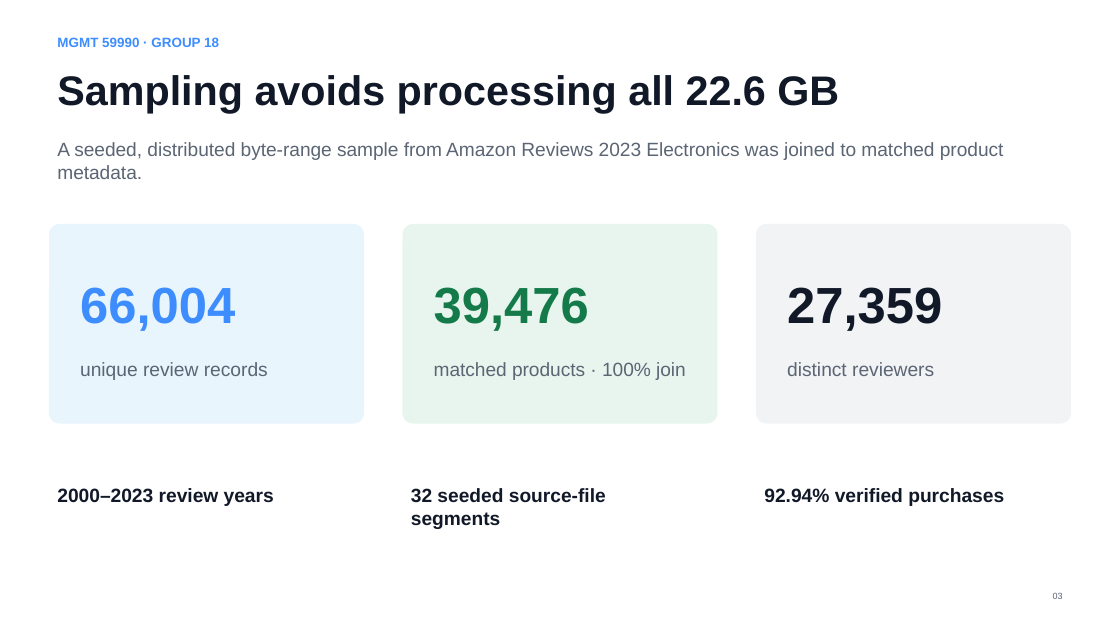
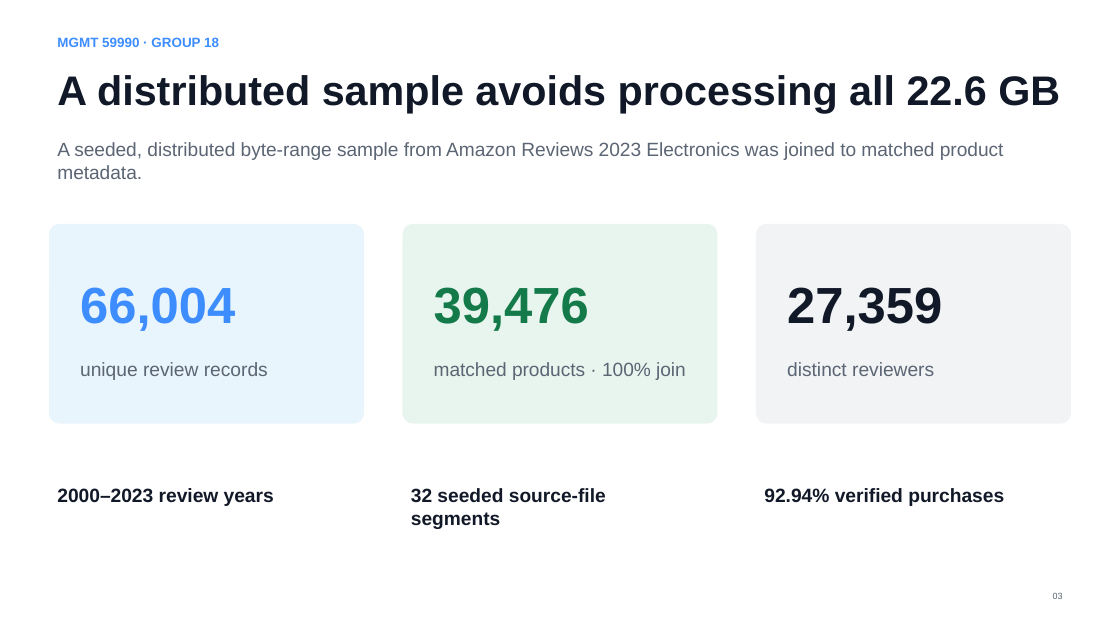
Before and after one commit to alexdancer/mgmt59990-group18-final-project, a slide deck: slide 3 of presentation/MGMT59990_Group18_Final_Presentation.pptx. Drawn at 1120x630 pixels with LibreOffice and Linux fonts; fonts in the diff are those of the drawing. Boxes give left, top, right and bottom in pixels: in the first picture for what was removed or moved away, otherwise in the second. Text is boxed around its words. In the diff, an @@ line names an element or a change of style, - is before the commit and + after.

```diff
--- a/presentation/MGMT59990_Group18_Final_Presentation.pptx
+++ b/presentation/MGMT59990_Group18_Final_Presentation.pptx
@@ text at (x1=57, y1=75, x2=1060, y2=113): text changed @@
-Sampling avoids processing all 22.6 GB
+A distributed sample avoids processing all 22.6 GB
```
Also in this commit, not shown: 8 other slides changed, 1 slide removed, 1 other file.
